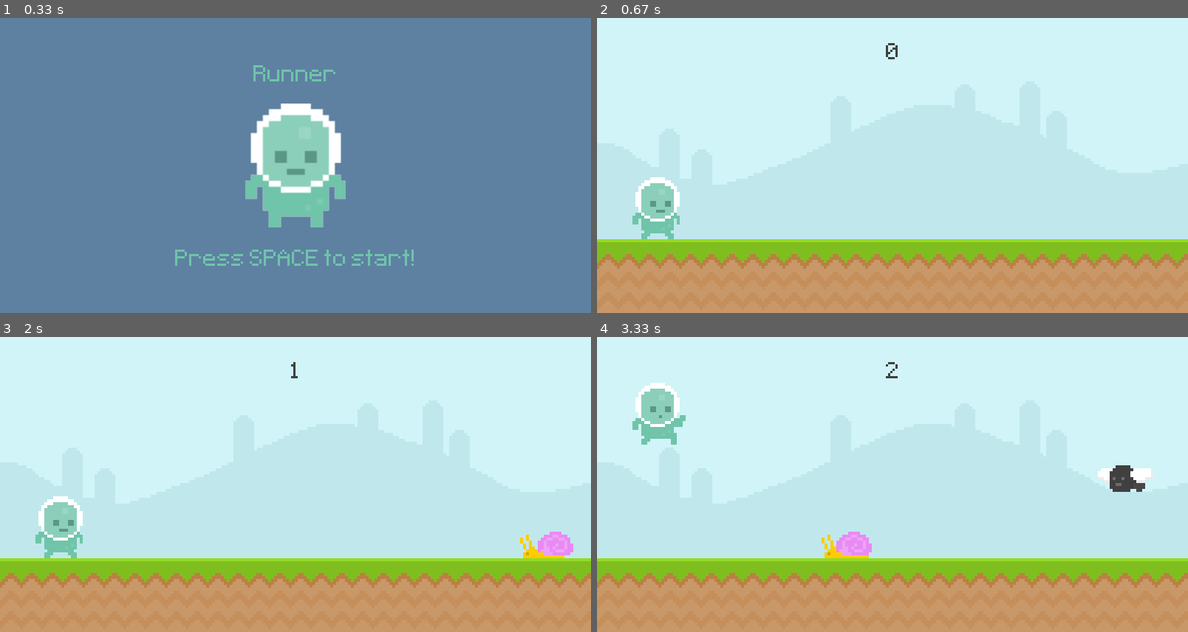
Above: before the commit, frames 1-4 (two rows, left to right).
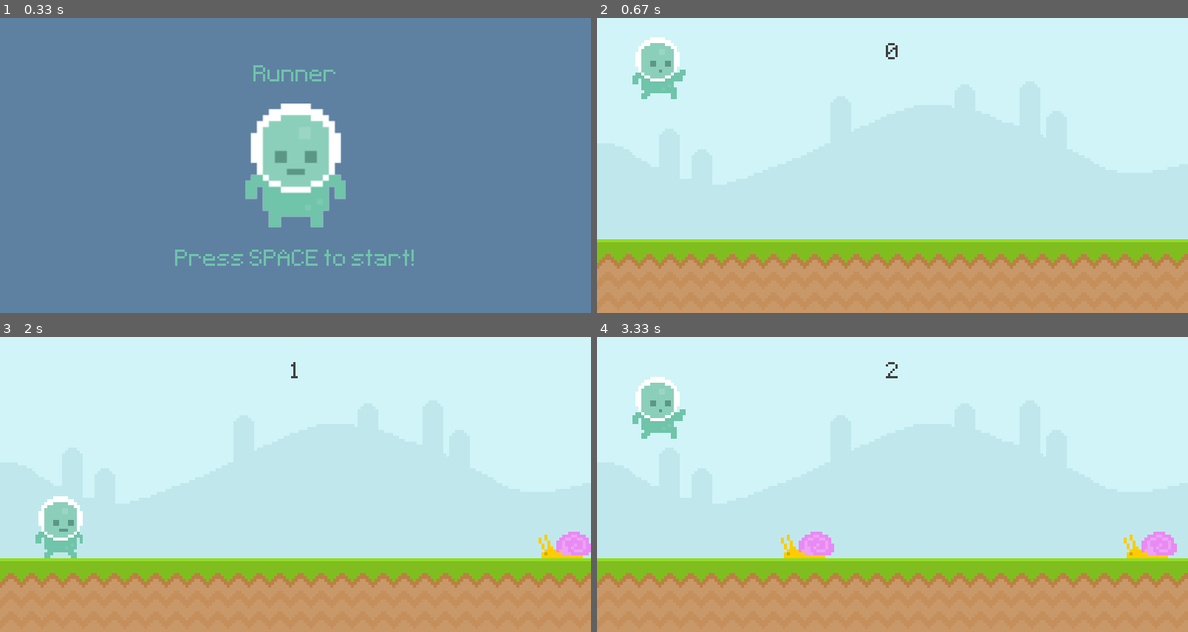
Above: after the commit, the same moments.

Repository: damjanh/Runner-PyGame
Game: pygame game, started from main.py
Two runs of this game, one before a commit and one after it. Both use one fixed random seed, a clock stepped at 60 frames per second and the inputs below.
Inputs:
- Up to frame 1 (0.33 s): no input
- Up to frame 2 (0.67 s): tap Space at 0.33 s
- Up to frame 3 (2 s): hold Space 0.67-1.13 s
- Up to frame 4 (3.33 s): tap Space at 2.17, 2.57, 2.87 s

Frame 1 is identical in both runs. In frame 2, 2.6% of the frame differs, in the area x 6-15%, y 6-75%; in frame 3, 0.7%; in frame 4, 3.1%, in the area x 6-99%, y 13-75%.

Commit message:
Refactor to sprite impl.

Diff:
--- a/main.py
+++ b/main.py
@@ -1,6 +1,84 @@
+import random
+
 import pygame
 from sys import exit
-from random import randint
+from random import choice
+
+
+class Player(pygame.sprite.Sprite):
+    def __init__(self):
+        super().__init__()
+        player_walk_1 = pygame.image.load('graphics/player/player_walk_1.png').convert_alpha()
+        player_walk_2 = pygame.image.load('graphics/player/player_walk_2.png').convert_alpha()
+        self.player_walk = [player_walk_1, player_walk_2]
+        self.player_index = 0
+        self.player_jump = pygame.image.load('graphics/player/jump.png').convert_alpha()
+        self.image = self.player_walk[self.player_index]
+        self.rect = self.image.get_rect(midbottom=(80, 300))
+        self.gravity = 0
+
+    def player_input(self):
+        keys = pygame.key.get_pressed()
+        if keys[pygame.K_SPACE] and self.rect.bottom == 300:
+            self.gravity = -20
+
+    def apply_gravity(self):
+        self.gravity += 1
+        self.rect.y += self.gravity
+        if self.rect.bottom >= 300:
+            self.rect.bottom = 300
+
+    def animate(self):
+        if self.rect.bottom < 300:
+            self.image = self.player_jump
+        else:
+            self.player_index += 0.1
+            if self.player_index >= len(self.player_walk):
+                self.player_index = 0
+            self.image = self.image = self.player_walk[int(self.player_index)]
+
+    def update(self):
+        self.player_input()
+        self.apply_gravity()
+        self.animate()
+
+    def reset(self):
+        self.gravity = 0
+        self.rect.bottom = 300
+
+
+class Obstacle(pygame.sprite.Sprite):
+    def __init__(self, obstacle_type):
+        super().__init__()
+        if obstacle_type == 'fly':
+            fly_frame_1 = pygame.image.load('graphics/enemy/Fly1.png').convert_alpha()
+            fly_frame_2 = pygame.image.load('graphics/enemy/Fly2.png').convert_alpha()
+            self.frames = [fly_frame_1, fly_frame_2]
+            start_pos_y = 210
+        else:
+            snail_frame_1 = pygame.image.load('graphics/enemy/snail1.png').convert_alpha()
+            snail_frame_2 = pygame.image.load('graphics/enemy/snail2.png').convert_alpha()
+            self.frames = [snail_frame_1, snail_frame_2]
+            start_pos_y = 300
+
+        self.frame_index = 0
+        self.image = self.frames[self.frame_index]
+        self.rect = self.image.get_rect(midbottom=(random.randint(900, 1100), start_pos_y))
+
+    def animate(self):
+        self.frame_index += 0.1
+        if self.frame_index >= len(self.frames):
+            self.frame_index = 0
+        self.image = self.frames[int(self.frame_index)]
+
+    def update(self):
+        self.animate()
+        self.rect.x -= 6
+        self.destroy()
+
+    def destroy(self):
+        if self.rect.x <= -100:
+            self.kill()
 
 
 def display_score():
@@ -11,41 +89,11 @@
     return int(current_time / 1000)
 
 
-def obstacle_movement(obstacle_list):
-    if obstacle_list:
-        for obstacle_rect in obstacle_list:
-            obstacle_rect.x -= 5
-
-            if obstacle_rect.bottom == 300:
-                screen.blit(snail_surface, obstacle_rect)
-            else:
-                screen.blit(fly_surface, obstacle_rect)
-
-        obstacle_list = [obstacle for obstacle in obstacle_list if obstacle.x > - 100]
-
-        return obstacle_list
-    else:
-        return []
-
-
-def collisions(player, obstacle_list):
-    if obstacle_list:
-        for obstacle_rect in obstacle_list:
-            if player.colliderect(obstacle_rect):
-                return False
+def collision_sprite():
+    if pygame.sprite.spritecollide(player.sprite, obstacle_group, False):
+        obstacle_group.empty()
+        return False
     return True
-
-
-def player_animation():
-    global player_surface, player_index
-
-    if player_rectangle.bottom < 300:
-        player_surface = player_jump
-    else:
-        player_index += 0.1
-        if player_index >= len(player_walk):
-            player_index = 0
-        player_surface = player_walk[int(player_index)]
 
 
 pygame.init()
@@ -57,35 +105,14 @@
 start_time = 0
 score = 0
 
+# Groups
+player = pygame.sprite.GroupSingle()
+player.add(Player())
+
+obstacle_group = pygame.sprite.Group()
+
 sky_surface = pygame.image.load('graphics/sky.png').convert()
 ground_surface = pygame.image.load('graphics/ground.png').convert()
-
-# Obstacles
-snail_start_pos_x = 800
-snail_frame_1 = pygame.image.load('graphics/enemy/snail1.png').convert_alpha()
-snail_frame_2 = pygame.image.load('graphics/enemy/snail2.png').convert_alpha()
-snail_frames = [snail_frame_1, snail_frame_2]
-snail_frame_index = 0
-snail_surface = snail_frames[snail_frame_index]
-
-fly_frame_1 = pygame.image.load('graphics/enemy/Fly1.png').convert_alpha()
-fly_frame_2 = pygame.image.load('graphics/enemy/Fly2.png').convert_alpha()
-fly_frames = [fly_frame_1, fly_frame_2]
-fly_frame_index = 0
-fly_surface = fly_frames[fly_frame_index]
-
-obstacle_rectangle_list = []
-
-# Player
-player_walk_1 = pygame.image.load('graphics/player/player_walk_1.png').convert_alpha()
-player_walk_2 = pygame.image.load('graphics/player/player_walk_2.png').convert_alpha()
-player_walk = [player_walk_1, player_walk_2]
-player_index = 0
-player_jump = pygame.image.load('graphics/player/jump.png').convert_alpha()
-
-player_surface = player_walk[player_index]
-player_rectangle = player_surface.get_rect(midbottom=(80, 300))
-player_gravity = 0
 
 player_stand_surface = pygame.image.load('graphics/player/player_stand.png').convert_alpha()
 player_stand_surface = pygame.transform.rotozoom(player_stand_surface, 0, 2)
@@ -113,52 +140,27 @@
         if event.type == pygame.QUIT:
             pygame.quit()
             exit()
-        if game_active:
-            if event.type == pygame.KEYDOWN and event.key == pygame.K_SPACE:
-                if player_rectangle.bottom == 300:
-                    player_gravity = -20
-        else:
+        if not game_active:
             if event.type == pygame.KEYDOWN and event.key == pygame.K_SPACE:
                 game_active = True
                 start_time = pygame.time.get_ticks()
-
-        if game_active:
+        else:
             if event.type == obstacle_timer:
-                if randint(0, 2):
-                    obstacle_rectangle_list.append(snail_surface.get_rect(bottomright=(randint(900, 1100), 300)))
-                else:
-                    obstacle_rectangle_list.append(fly_surface.get_rect(bottomright=(randint(900, 1100), 210)))
-            elif event.type == snail_animation_timer:
-                if snail_frame_index == 0:
-                    snail_frame_index = 1
-                else:
-                    snail_frame_index = 0
-                snail_surface = snail_frames[snail_frame_index]
-            elif event.type == fly_animation_timer:
-                if fly_frame_index == 0:
-                    fly_frame_index = 1
-                else:
-                    fly_frame_index = 0
-                fly_surface = fly_frames[fly_frame_index]
+                obstacle_group.add(Obstacle(obstacle_type=choice(['fly', 'snail', 'snail'])))
 
     if game_active:
         screen.blit(sky_surface, (0, 0))
         screen.blit(ground_surface, (0, 300))
         score = display_score()
 
-        # Player
-        player_gravity += 1
-        player_rectangle.y += player_gravity
-        if player_rectangle.bottom >= 300:
-            player_rectangle.bottom = 300
-        player_animation()
-        screen.blit(player_surface, player_rectangle)
+        player.draw(screen)
+        player.update()
 
-        # Obstacle movement
-        obstacle_rectangle_list = obstacle_movement(obstacle_rectangle_list)
+        obstacle_group.draw(screen)
+        obstacle_group.update()
 
         # Collision
-        game_active = collisions(player_rectangle, obstacle_rectangle_list)
+        game_active = collision_sprite()
 
     else:
         screen.fill((94, 129, 162))
@@ -166,9 +168,7 @@
         screen.blit(game_name_surface, game_name_rectangle)
 
         # Reset
-        obstacle_rectangle_list.clear()
-        player_rectangle.midbottom = (80, 300)
-        player_gravity = 0
+        player.sprite.reset()
 
         if score == 0:
             screen.blit(game_message_surface, game_message_rectangle)
